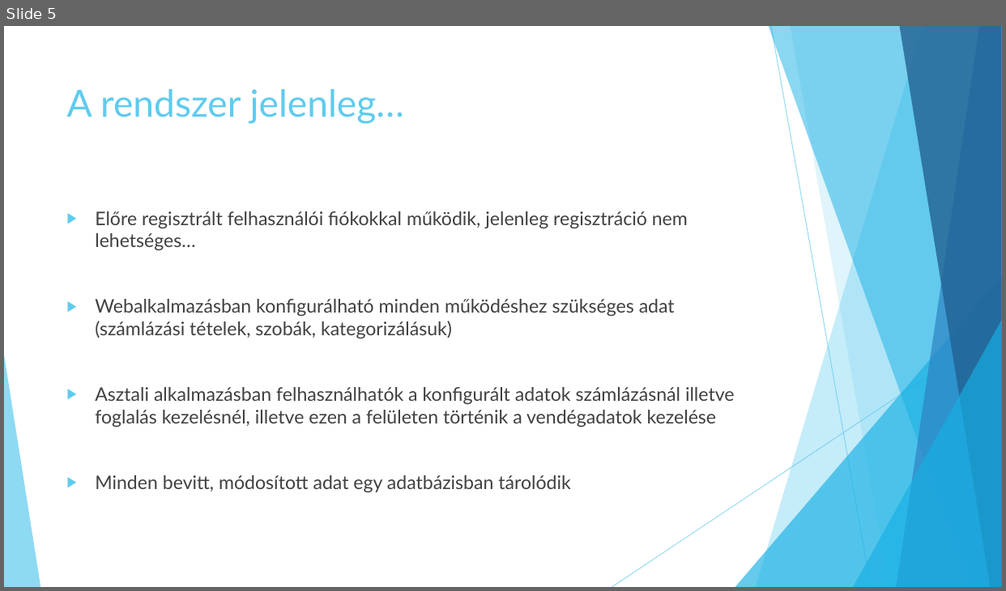
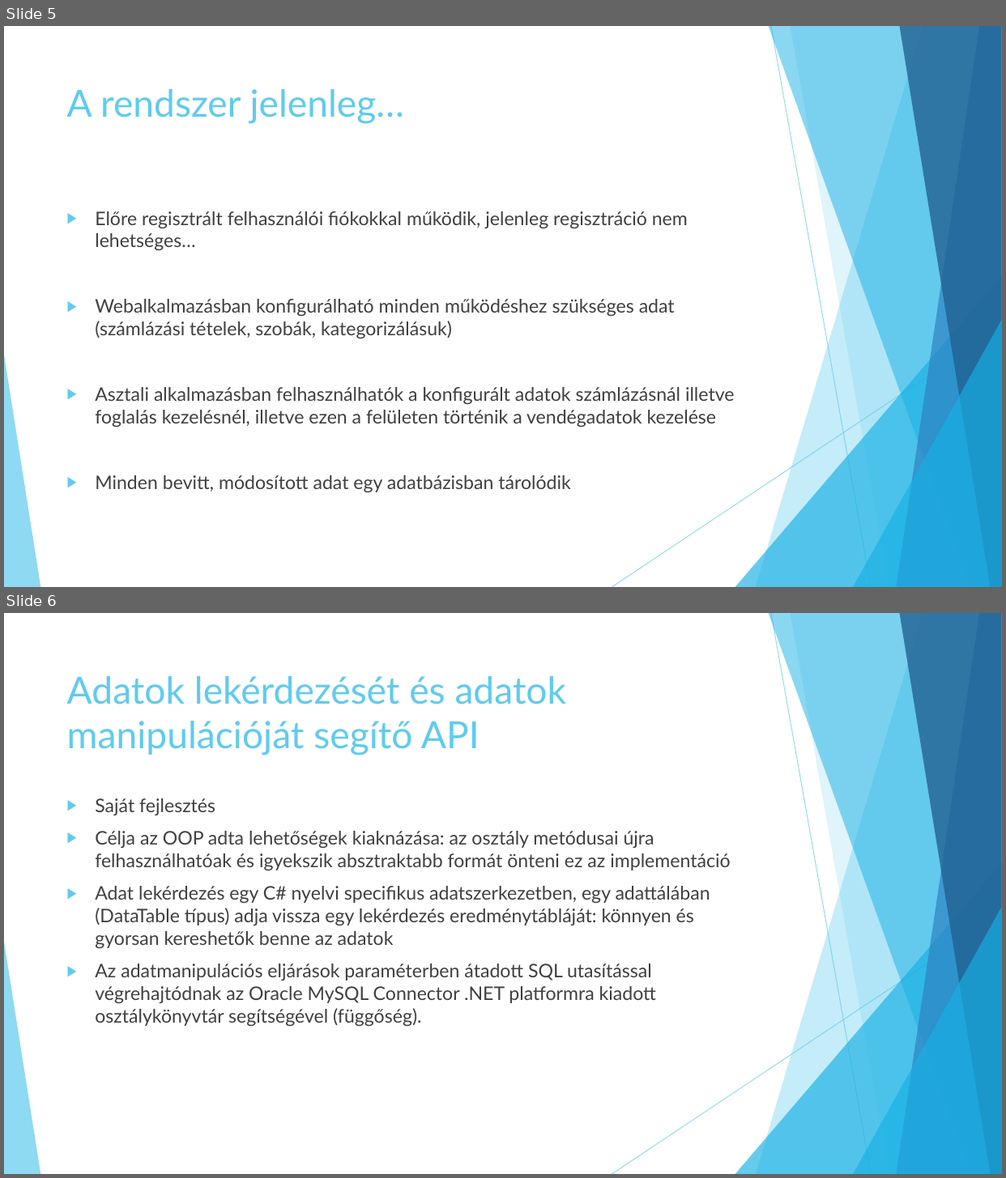
Before and after one commit to jbence1994/Virtual-Receptionist-projection, a slide deck: documentation/VR.pptx. Shown one above the other, each under a label of ours: slide 5 before the commit, slides 5 and 6 after it. The pictures are 1006x591 and 1006x1178 pixels, drawn with LibreOffice and Linux fonts; fonts in the diff are those of the drawing. Boxes give left, top, right and bottom in pixels: in the first picture for what was removed or moved away, otherwise in the second. Text is boxed around its words. In the diff, an @@ line names an element or a change of style, - is before the commit and + after.

```diff
--- a/documentation/VR.pptx
+++ b/documentation/VR.pptx
@@ slide 6 added at [4,613,1002,1174], background #FFFFFF; not listed: 10 template elements that a slide beside it also shows @@
@@ title added at [67,676,567,756], 36 pt, text #5FCBEF @@
+Adatok lekérdezését és adatok manipulációját segítő API
@@ text added at [95,798,730,1026], 18 pt, text #404040 @@
+▶ Saját fejlesztés
+▶ Célja az OOP adta lehetőségek kiaknázása: az osztály metódusai újra felhasználhatóak és igyekszik absztraktabb formát önteni ez az implementáció
+▶ Adat lekérdezés egy C# nyelvi specifikus adatszerkezetben, egy adattálában (DataTable típus) adja vissza egy lekérdezés eredménytábláját: könnyen és gyorsan kereshetők benne az adatok
+▶ Az adatmanipulációs eljárások paraméterben átadott SQL utasítással végrehajtódnak az Oracle MySQL Connector .NET platformra kiadott osztálykönyvtár segítségével (függőség).
```
Also in this commit, not shown: 3 other slides added.
